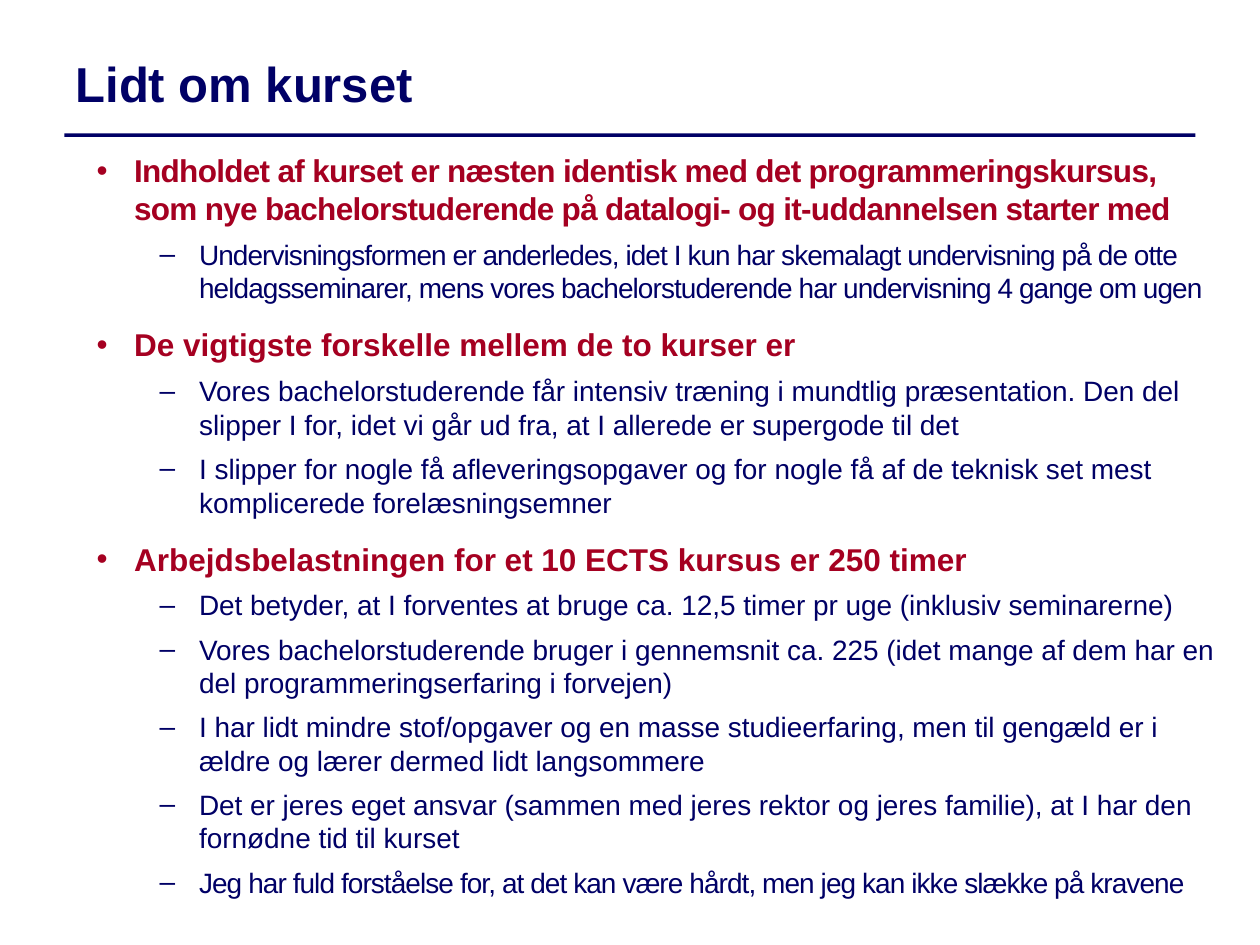
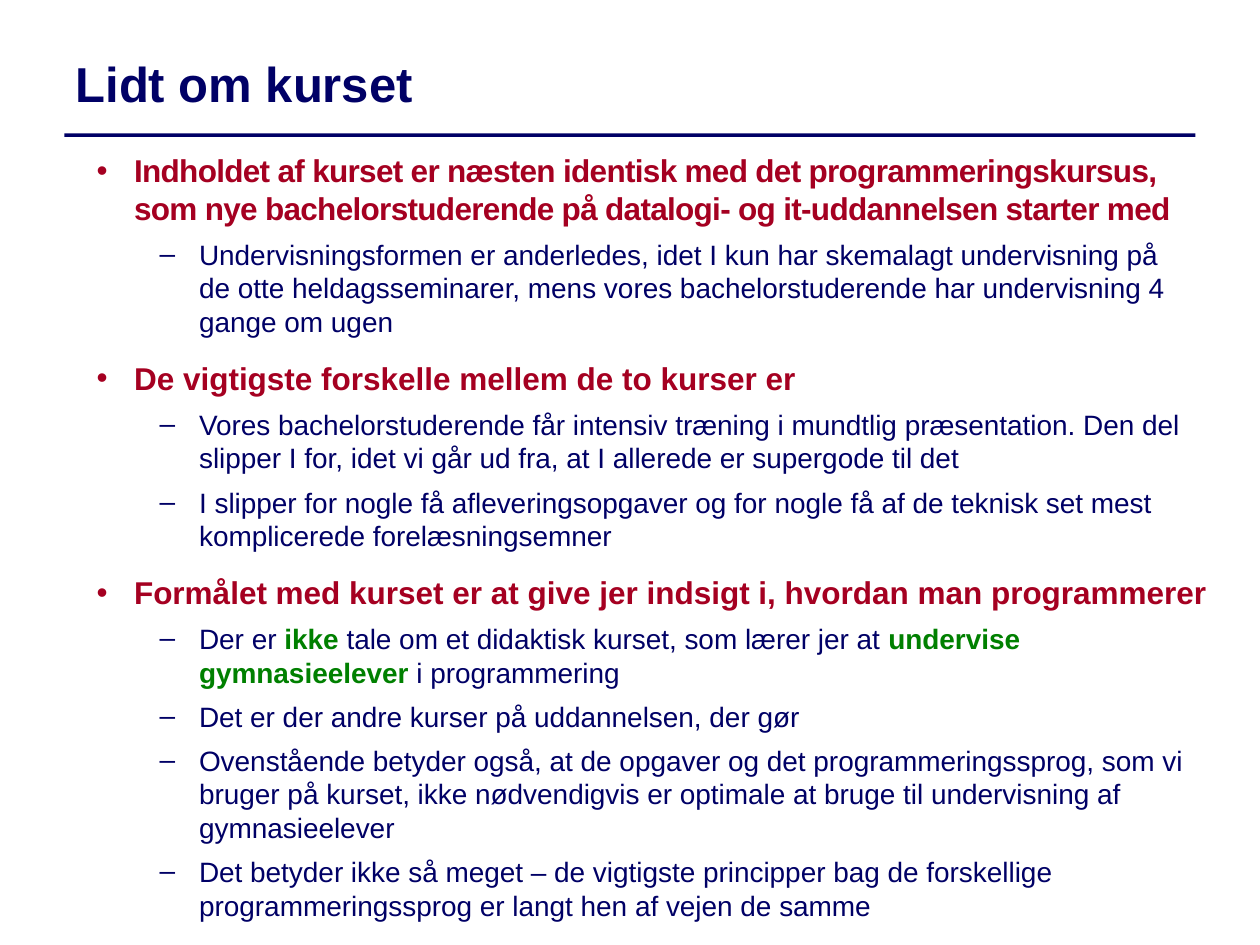
Before and after one commit to IntProgAU/Materiale, a slide deck: slide 2 of web/g25/status/Status1.pptx. Drawn at 1260x945 pixels with LibreOffice and Linux fonts; fonts in the diff are those of the drawing. Boxes give left, top, right and bottom in pixels: in the first picture for what was removed or moved away, otherwise in the second. Text is boxed around its words. In the diff, an @@ line names an element or a change of style, - is before the commit and + after.

```diff
--- a/web/g25/status/Status1.pptx
+++ b/web/g25/status/Status1.pptx
@@ text at box(199, 243, 1165, 337): letter spacing -0.5 to 0 pt in "Undervisningsformen er anderledes, idet I kun har ..." @@
@@ text at box(134, 579, 1206, 921): text changed @@
-  • Arbejdsbelastningen for et 10 ECTS kursus er 250 timer
-  – Det betyder, at I forventes at bruge ca. 12,5 timer pr uge (inklusiv seminarerne)
-  – Vores bachelorstuderende bruger i gennemsnit ca. 225 (idet mange af dem har en del programmeringserfaring i forvejen)
-  – I har lidt mindre stof/opgaver og en masse studieerfaring, men til gengæld er i ældre og lærer dermed lidt langsommere
-  – Det er jeres eget ansvar (sammen med jeres rektor og jeres familie), at I har den fornødne tid til kurset
-  – Jeg har fuld forståelse for, at det kan være hårdt, men jeg kan ikke slække på kravene
+  • Formålet med kurset er at give jer indsigt i, hvordan man programmerer
+  – Der er ikke tale om et didaktisk kurset, som lærer jer at undervise gymnasieelever i programmering
+  – Det er der andre kurser på uddannelsen, der gør
+  – Ovenstående betyder også, at de opgaver og det programmeringssprog, som vi bruger på kurset, ikke nødvendigvis er optimale at bruge til undervisning af gymnasieelever
+  – Det betyder ikke så meget – de vigtigste principper bag de forskellige programmeringssprog er langt hen af vejen de samme
```
Also in this commit, not shown: 8 other slides changed, 1 slide added.
